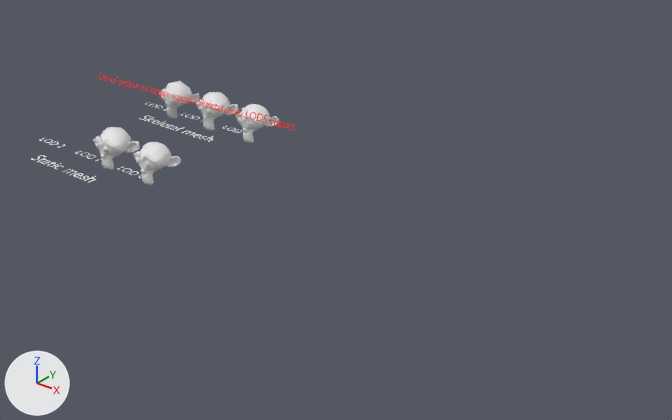
The Blender file docs/Examples/AssetsExample_Lod.blend as it was, and as the next commit left it.
Camera for both pictures: a 50 mm camera at (3275.0, -2696.0, 1753.0) aimed at (904.0, 269.0, -85.0). The axes (+X, +Y, +Z) are drawn at lower left. The lights are the same throughout. Objects named as collision shapes, trigger or cutter boxes, shadow casters or lower levels of detail are left out.

In view in the first picture: 'Suzanne', 'Suzanne.001', 'Suzanne_Lod1', 'Suzanne_Lod1.001', 'Suzanne_Lod2.001', 'Text', 'Text.001', 'Text.002', 'Text.004', 'Text.005', 'Text.006', 'Text.008'.
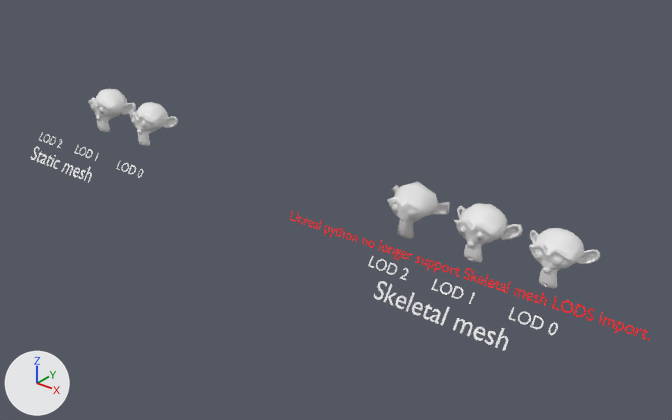
Commit message: Update assets examples

Changed parts and their boxes (x1, y1, x2, y2) in the pictures (672 x 420 px):
'Suzanne.001', moved: before (236, 104, 279, 143); after (529, 228, 600, 288)
'Suzanne_Lod1.001', moved: before (196, 92, 239, 130); after (454, 203, 523, 262)
'Suzanne_Lod2.001', moved: before (159, 81, 199, 118); after (387, 182, 450, 239)
'Suzanne_Lod1', moved: before (93, 127, 140, 170); after (88, 89, 136, 132)
'Suzanne', moved: before (133, 142, 181, 185); after (129, 102, 178, 146)
'Text.008', moved: before (99, 72, 295, 131); after (290, 211, 650, 340)
'Text.004', moved, turned: before (139, 116, 214, 142); after (374, 281, 508, 351)
'Text', turned: before (31, 155, 96, 182); after (31, 147, 92, 182)
'Text.005', moved, turned: before (223, 126, 250, 135); after (508, 307, 558, 335)
'Text.006', moved, turned: before (181, 113, 207, 121); after (432, 278, 475, 304)
'Text.007', moved, turned: before (145, 102, 170, 111); after (368, 256, 408, 280)
'Text.001', moved, turned: before (117, 166, 147, 178); after (116, 161, 143, 178)
'Text.002', turned: before (75, 151, 103, 161); after (74, 146, 99, 161)

The edits, one by one:
Object 'Suzanne' (ob_suzanne) moves from (0.0, 0.0, 0.0) to (0.0, 0.0, 200.0).
Object 'Suzanne_Lod1' (ob_suzanne_lod1) moves from (-300.0, 0.0, 0.0) to (-300.0, 0.0, 200.0).
Object 'Suzanne.001' (ob_suzanne_001) moves from (0.0, 700.0, 0.0) to (2100.0, 0.0, 200.0).
Object 'Suzanne_Lod1.001' (ob_suzanne_lod1_001) moves from (-300.0, 700.0, 0.0) to (1800.0, 0.0, 200.0).
Object 'Suzanne_Lod2.001' (ob_suzanne_lod2_001) moves from (-600.0, 700.0, 0.0) to (1500.0, 0.0, 200.0).
Object 'Text' (ob_text) turns from (0, 0, 0) to (54, 0, 0) degrees about x, y and z.
Object 'Text.001' (ob_text_001) moves from (-81.0, -173.0, 0.0) to (-81.0, -173.0, 1.0).
Object 'Text.001' (ob_text_001) turns from (0, 0, 0) to (53, 0, 0) degrees about x, y and z.
Object 'Text.002' (ob_text_002) turns from (0, 0, 0) to (53, 0, 0) degrees about x, y and z.
Object 'Text.004' (ob_text_004) moves from (-534.0, 348.0, 0.0) to (1566.0, -352.0, 0.0).
Object 'Text.004' (ob_text_004) turns from (0, 0, 0) to (54, 0, 0) degrees about x, y and z.
Object 'Text.005' (ob_text_005) moves from (-81.0, 527.0, 0.0) to (2019.0, -173.0, 1.0).
Object 'Text.005' (ob_text_005) turns from (0, 0, 0) to (53, 0, 0) degrees about x, y and z.
Object 'Text.006' (ob_text_006) moves from (-399.0, 527.0, 0.0) to (1701.0, -173.0, 1.0).
Object 'Text.006' (ob_text_006) turns from (0, 0, 0) to (53, 0, 0) degrees about x, y and z.
Object 'Text.007' (ob_text_007) moves from (-688.0, 524.0, 0.0) to (1412.0, -175.0, -1.0).
Object 'Text.007' (ob_text_007) turns from (0, 0, 0) to (53, 0, 0) degrees about x, y and z.
Object 'Text.008' (ob_text_008) moves from (-1105.0, 548.0, 56.0) to (995.0, -152.0, 56.0).
